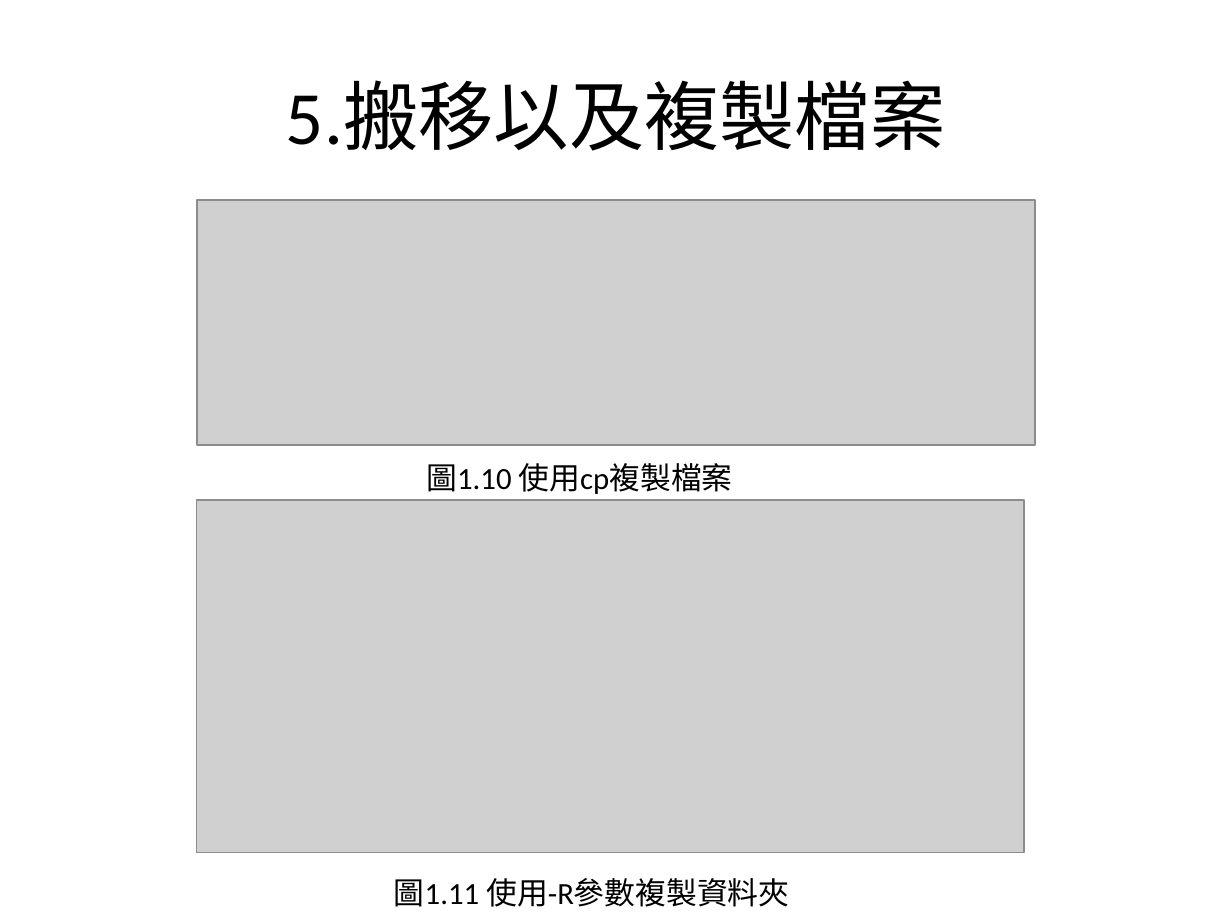
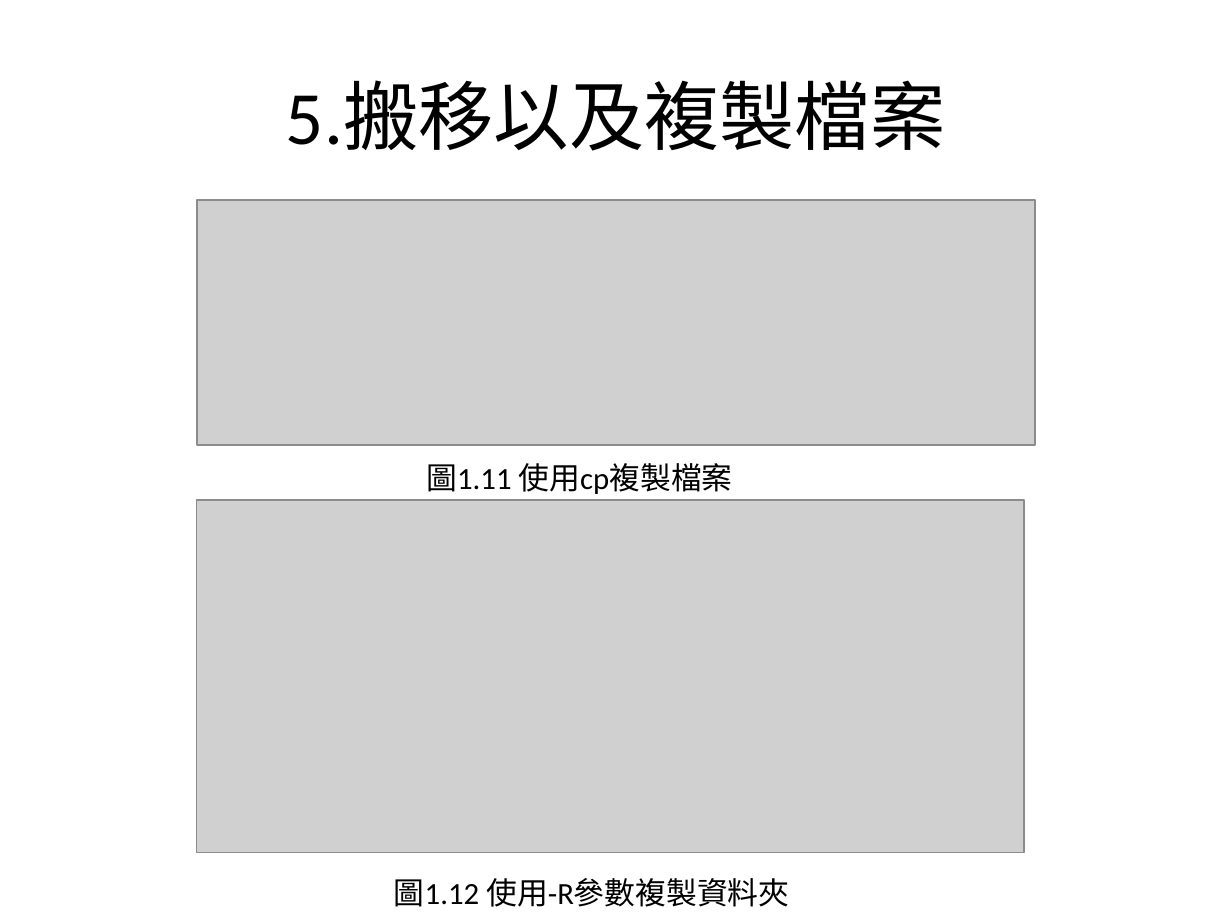
Before and after one commit to charlie11438/note, a slide deck: slide 15 of Linux/Linux_1.pptx (slide 13 before the commit). Drawn at 1232x924 pixels with LibreOffice and Linux fonts; fonts in the diff are those of the drawing; grey boxes stand for pictures. Boxes give left, top, right and bottom in pixels: in the first picture for what was removed or moved away, otherwise in the second. Text is boxed around its words. In the diff, an @@ line names an element or a change of style, - is before the commit and + after.

```diff
--- a/Linux/Linux_1.pptx
+++ b/Linux/Linux_1.pptx
@@ text at [426,463,733,494]: text changed @@
-圖1.10 使用cp複製檔案
+圖1.11 使用cp複製檔案
@@ text at [394,878,789,907]: text changed @@
-圖1.11 使用-R參數複製資料夾
+圖1.12 使用-R參數複製資料夾
```
Also in this commit, not shown: 9 other slides changed, 5 slides added.
